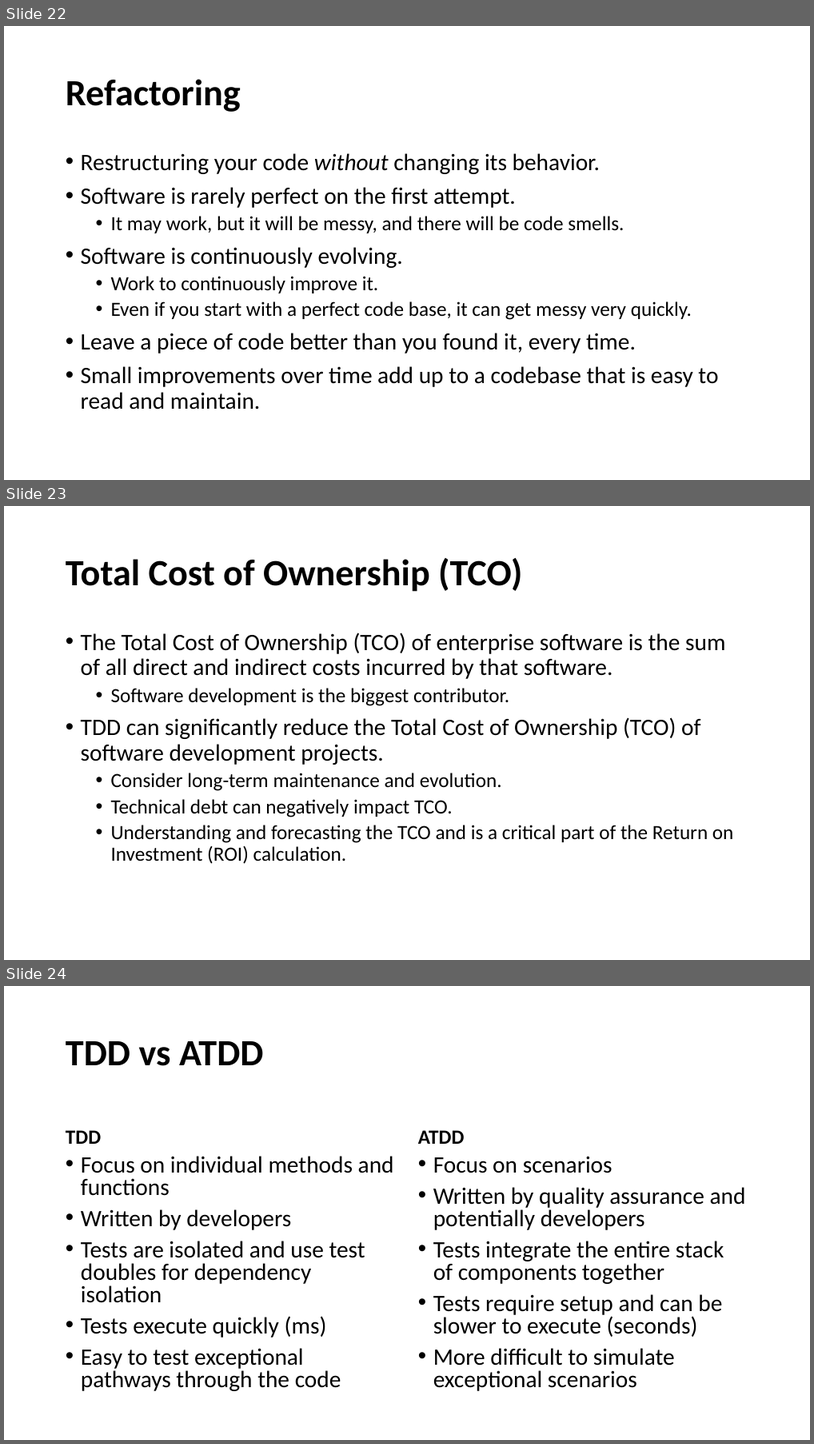
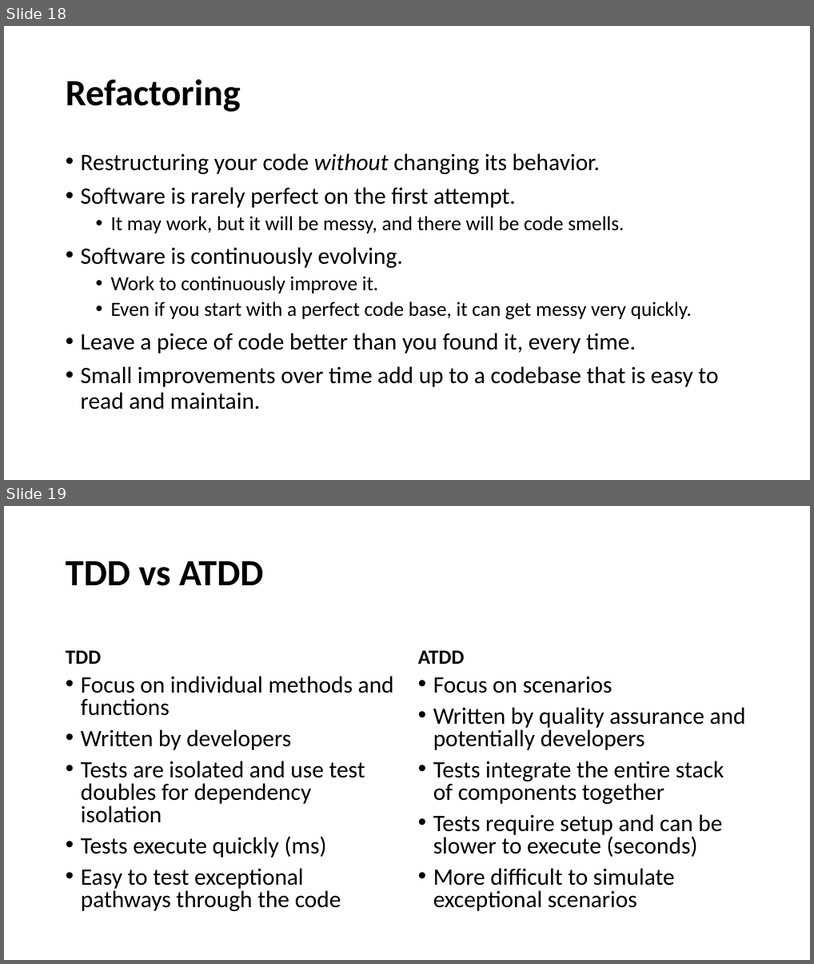
Before and after one commit to cebartling/test-driven, a slide deck: presentations/Introduction to Test-Driven Development.pptx. Shown one above the other, each under a label of ours: slides 22, 23 and 24 before the commit, slides 18 and 19 after it. The pictures are 814x1444 and 814x964 pixels, drawn with LibreOffice and Linux fonts; fonts in the diff are those of the drawing. Boxes give left, top, right and bottom in pixels: in the first picture for what was removed or moved away, otherwise in the second. Text is boxed around its words. In the diff, an @@ line names an element or a change of style, - is before the commit and + after.

```diff
--- a/presentations/Introduction to Test-Driven Development.pptx
+++ b/presentations/Introduction to Test-Driven Development.pptx
@@ slide 23 removed at (x1=4, y1=506, x2=810, y2=960), background #FFFFFF @@
@@ title removed at (x1=66, y1=558, x2=522, y2=592) @@
-Total Cost of Ownership (TCO)
@@ text removed at (x1=81, y1=632, x2=734, y2=864) @@
-• The Total Cost of Ownership (TCO) of enterprise software is the sum of all direct and indirect costs incurred by that software.
-  • Software development is the biggest contributor.
-• TDD can significantly reduce the Total Cost of Ownership (TCO) of software development projects.
-  • Consider long-term maintenance and evolution.
-  • Technical debt can negatively impact TCO.
-  • Understanding and forecasting the TCO and is a critical part of the Return on Investment (ROI) calculation.
@@ what was slide 22 is now slide 18 @@
@@ what was slide 24 is now slide 19 @@
```
Also in this commit, not shown: 5 slides changed, 4 other slides removed.
